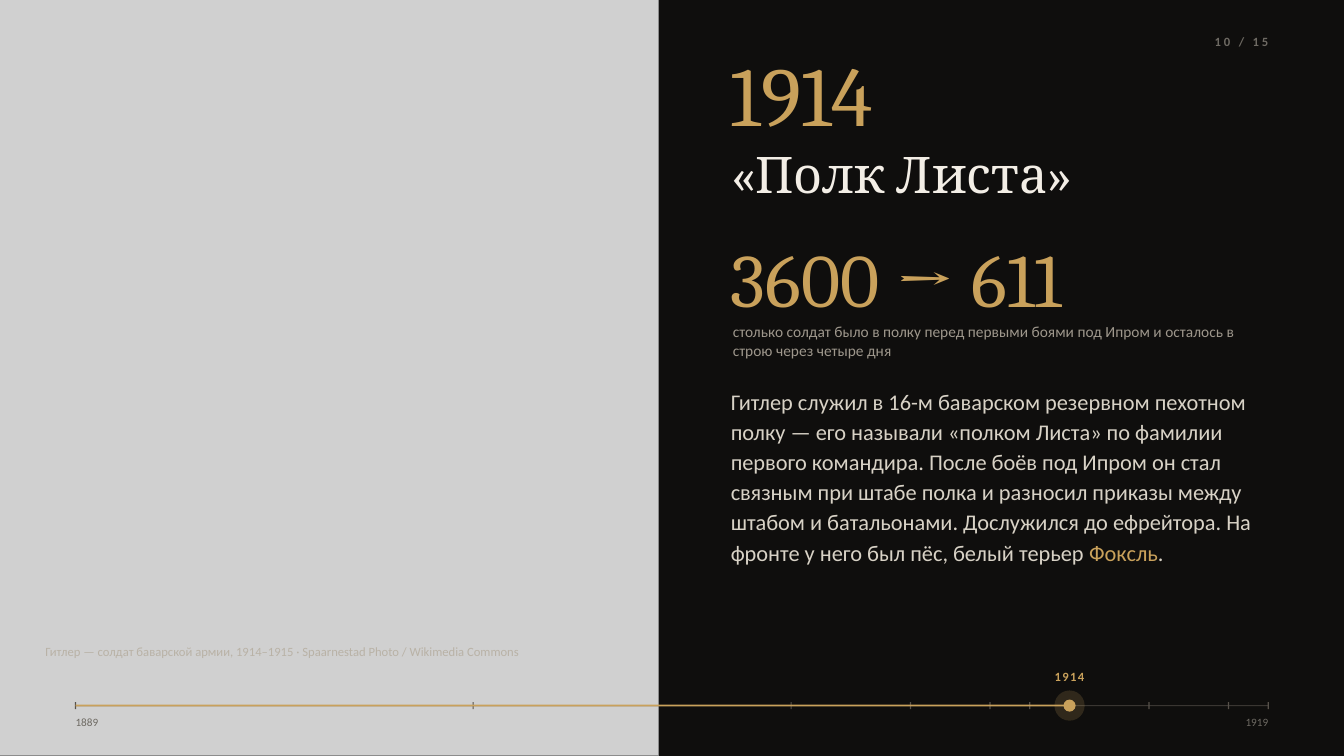
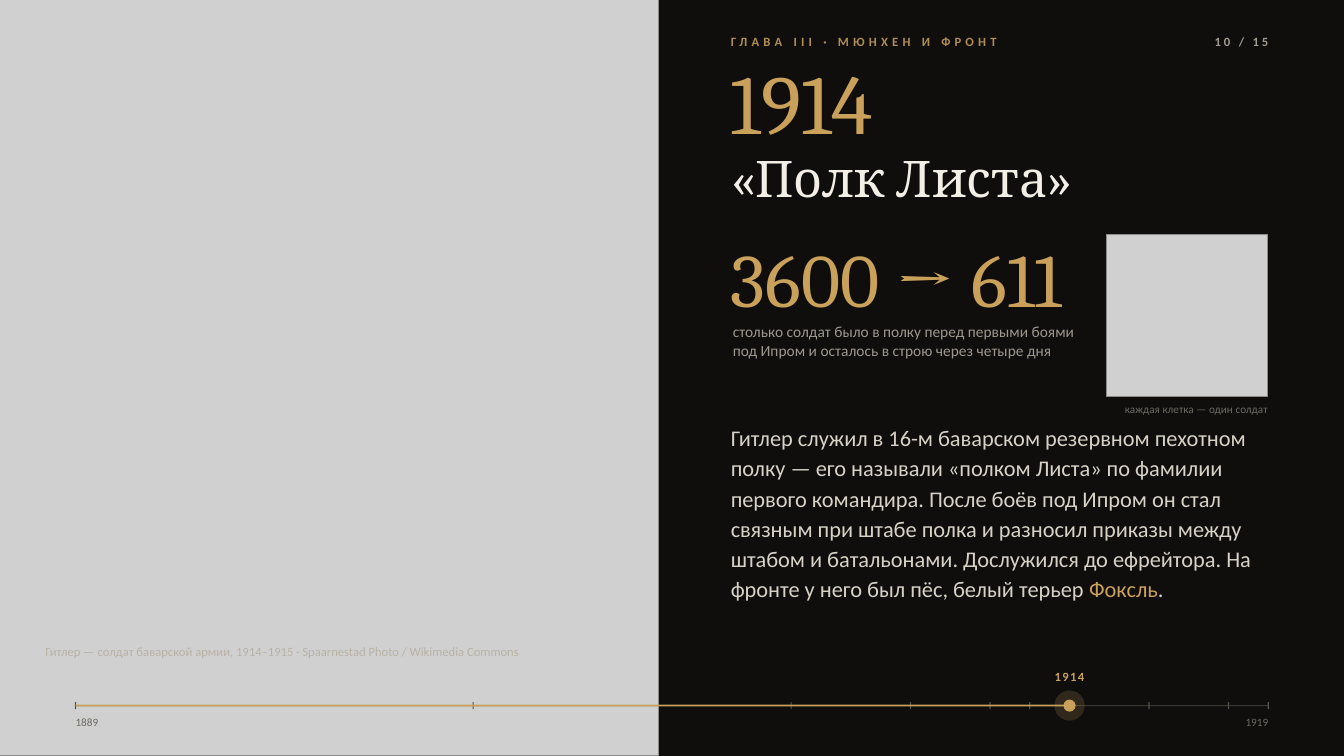
Before and after one commit to EpicGold/DDD, a slide deck: slide 10 of presentation-hitler/Гитлер_до_политической_карьеры_1889-1919.pptx. Drawn at 1344x756 pixels with LibreOffice and Linux fonts; fonts in the diff are those of the drawing; grey boxes stand for pictures; background and template pictures are left out. Boxes give left, top, right and bottom in pixels: in the first picture for what was removed or moved away, otherwise in the second. Text is boxed around its words. In the diff, an @@ line names an element or a change of style, - is before the commit and + after.

```diff
--- a/presentation-hitler/Гитлер_до_политической_карьеры_1889-1919.pptx
+++ b/presentation-hitler/Гитлер_до_политической_карьеры_1889-1919.pptx
@@ text "1914": place and size @@
-text "1914" at box(731, 69, 873, 127)
+text "1914" at box(731, 77, 873, 135)
@@ text added at box(731, 37, 996, 46), 9 pt, text #B08F56, bold @@
+ГЛАВА III · МЮНХЕН И ФРОНТ
@@ text "10 / 15" at box(1215, 38, 1269, 46): text colour #6E6A63 to #A39C90 @@
@@ text "«Полк Листа»": place and size @@
-text "«Полк Листа»" at box(755, 157, 1048, 194)
+text "«Полк Листа»" at box(755, 161, 1048, 198)
@@ picture added at box(1107, 235, 1268, 396) @@
@@ text "столько солдат было в полку ..." rewrapped from box(733, 326, 1234, 359) to box(733, 326, 1074, 359) @@
@@ text added at box(1125, 408, 1268, 415), 8 pt, text #6E6A63 @@
+каждая клетка — один солдат
@@ text "Гитлер служил в 16-м баварском ...": place and size @@
-text "Гитлер служил в 16-м баварском ..." at box(731, 395, 1251, 565)
+text "Гитлер служил в 16-м баварском ..." at box(731, 431, 1251, 601)
```
Also in this commit, not shown: 14 other slides changed, 4 other files.
